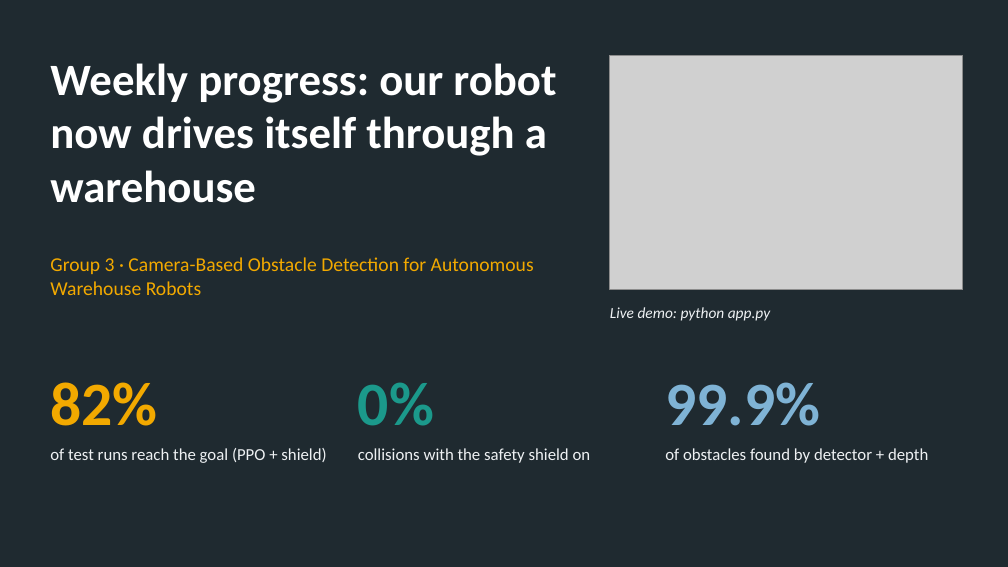
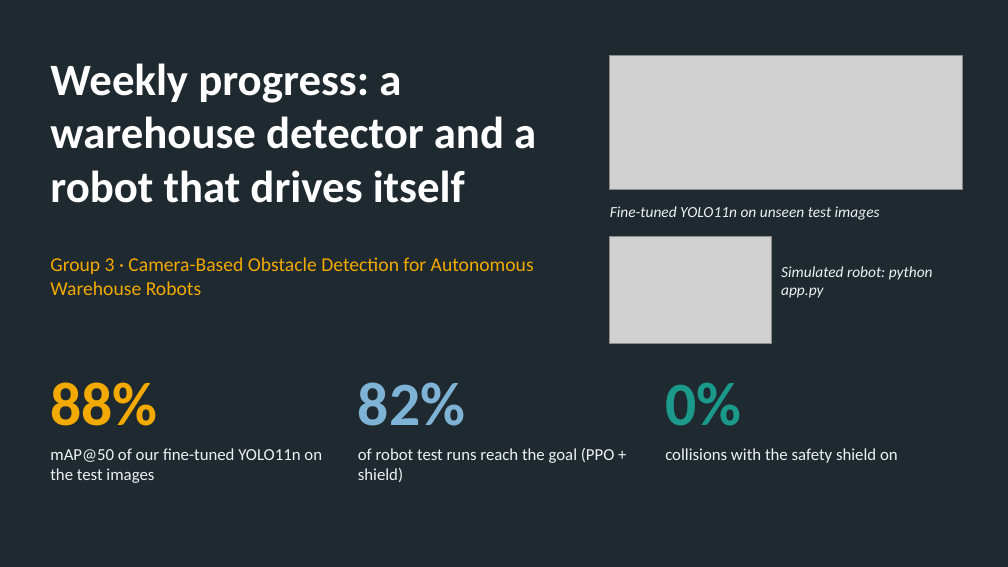
Before and after one commit to stevenkayitaresteven/warehouse-obstacle-detection, a slide deck: slide 1 of presentation/Group3_Weekly_Progress.pptx. Drawn at 1008x567 pixels with LibreOffice and Linux fonts; fonts in the diff are those of the drawing; grey boxes stand for pictures. Boxes give left, top, right and bottom in pixels: in the first picture for what was removed or moved away, otherwise in the second. Text is boxed around its words. In the diff, an @@ line names an element or a change of style, - is before the commit and + after.

```diff
--- a/presentation/Group3_Weekly_Progress.pptx
+++ b/presentation/Group3_Weekly_Progress.pptx
@@ picture: place and size @@
-picture at (610, 55, 963, 289)
+picture at (610, 55, 963, 190)
@@ title at (50, 63, 536, 203): text changed @@
-Weekly progress: our robot now drives itself through a warehouse
+Weekly progress: a warehouse detector and a robot that drives itself
@@ text added at (610, 206, 880, 220), 11 pt, text #EEF1F3, italic @@
+Fine-tuned YOLO11n on unseen test images
@@ picture added at (610, 237, 771, 344) @@
@@ text at (781, 266, 933, 298): text changed @@
-Live demo: python app.py
+Simulated robot: python app.py
@@ text "Simulated robot: python app.py" at (781, 266, 933, 298): vertical alignment middle to top @@
@@ text "82%": place and size @@
-text "82%" at (50, 382, 157, 426)
+text "82%" at (358, 382, 465, 426)
@@ text "82%" at (358, 382, 465, 426): text colour #F2A900 to #7FB3D5 @@
@@ text "0%": place and size @@
-text "0%" at (358, 382, 434, 426)
+text "0%" at (665, 382, 741, 426)
@@ text added at (50, 382, 157, 426), 44 pt, text #F2A900, bold @@
+88%
@@ text removed at (665, 382, 820, 426) @@
-99.9%
@@ text added at (50, 448, 322, 483), 12 pt, text #EEF1F3 @@
+mAP@50 of our fine-tuned YOLO11n on the test images
@@ text at (358, 448, 615, 482): text changed @@
-of test runs reach the goal (PPO + shield)
+of robot test runs reach the goal (PPO + shield)
@@ text "collisions with the safety shield ...": place and size @@
-text "collisions with the safety shield ..." at (358, 448, 591, 463)
+text "collisions with the safety shield ..." at (665, 448, 898, 463)
@@ text removed at (665, 448, 928, 463) @@
-of obstacles found by detector + depth
```
Also in this commit, not shown: 4 other slides changed, 1 slide added, 1 slide removed, 20 other files.
